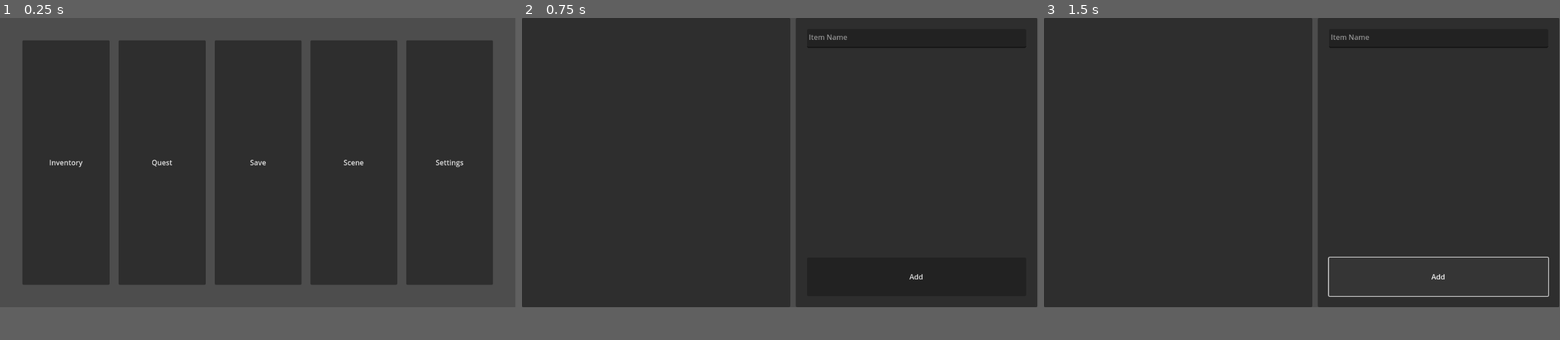
Above: before the commit, frames 1-3 (left to right).
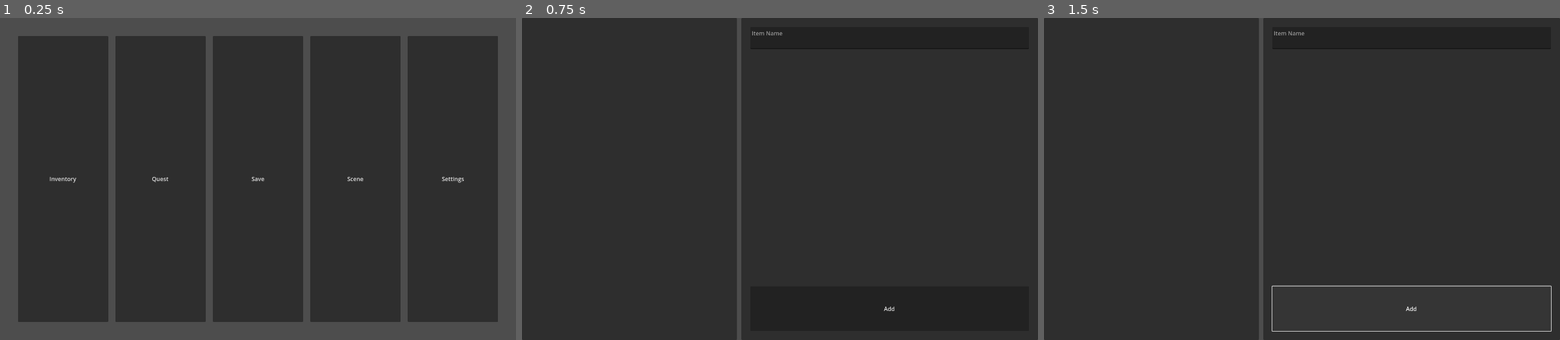
Above: after the commit, the same moments.

Repository: noufbmdev/Godot-Systems
Game: Godot game, scene res://Examples.tscn
The game is run twice, just before and just after one commit, with the same random seed, the same clock (stepped at 60 frames per second) and the same inputs.
Inputs:
- Up to frame 1 (0.25 s): no input
- Up to frame 2 (0.75 s): click "Inventory" at 0.5 s
- Up to frame 3 (1.5 s): click "Add" at 1.25 s
In our replay, the window is 799x449 before the commit and 800x500 after it. These sizes can differ from the game's own. Grey fills any space a smaller window leaves; there, only what the larger window draws over its background counts as a difference.

The runs differ from the first frame. In frame 1, 14% of the frame differs, in the area x 3-97%, y 5-95%; in frame 2, 1.9%; in frame 3, 2.6%.
Error in both runs: Invalid access to property or key 'Inventory' on a base object of type 'Node (InventoryManager.gd)'. (res://Inventory_System/Inventory_Example.gd:26)

Commit message:
updated settings manager

Diff:
--- a/Settings_Manager/SettingsManager.gd
+++ b/Settings_Manager/SettingsManager.gd
@@ -16,11 +16,20 @@
 			"mute": 0,
 		},
 	},
+	"window": {
+		"resolution": "1440x900",
+		"mode": 0,
+	},
+	"language": "en",
 }
 
 func _ready():
+	# If there is no settings file, create one
+	if not FileAccess.open(PATH, FileAccess.READ):
+		print("New settings file created.")
+		set_settings(DEFAULT)
 	# On ready, apply settings
-	var settings = await get_settings()
+	var settings = get_settings()
 	apply_settings(settings)
 
 # Write and apply settings
@@ -28,26 +37,31 @@
 	var file = FileAccess.open(PATH, FileAccess.WRITE)
 	file.store_string(JSON.stringify(settings))
 	file.close()
-
-	# Apply settings
+	# Apply settings in runtime
 	apply_settings(settings)
 
 # Read settings file
 func get_settings() -> Dictionary:
-	var data = {}
 	var file = FileAccess.open(PATH, FileAccess.READ)
-	# If there is no settings file, create one
-	if not file:
-		print("Settings file created.")
-		await set_settings(DEFAULT)
-	else:
-		data = JSON.parse_string(file.get_as_text())
-		file.close()
+	var data = JSON.parse_string(file.get_as_text())
+	file.close()
 	return data
 
-# TODO: setup bgm and sfx player
 func apply_settings(settings: Dictionary):
-	for audio in settings.audio:
-		print(audio)
-	#AudioServer.set_bus_volume_db(0, settings.audio.master.volume)
-	#AudioServer.set_bus_mute(0, settings.audio.master.mute)
+	if settings.has("audio"):
+		for bus in settings.audio:
+			AudioServer.set_bus_volume_db(0, settings.audio[bus].volume)
+			AudioServer.set_bus_mute(0, settings.audio[bus].mute)
+
+	if settings.has("window"):
+		# Set window mode
+		get_window().set_mode(settings.window.mode)
+		# Set resolution and center window
+		var window_size = settings.window.resolution.split("x")
+		window_size = Vector2i(int(window_size[0]), int(window_size[1]))
+		get_window().set_size(window_size)
+		get_window().set_position((DisplayServer.screen_get_size() - window_size)/2)
+
+	# Apply language
+	if settings.has("language"):
+		TranslationServer.set_locale(settings.language)
--- a/project.godot
+++ b/project.godot
@@ -16,6 +16,7 @@
 
 [autoload]
 
+SettingsManager="*res://Settings_Manager/SettingsManager.tscn"
 SceneManager="*res://Scene_Manager/SceneManager.tscn"
 SaveManager="*res://Save_Manager/SaveManager.tscn"
 Globals="*res://Globals.tscn"
Not shown, changed: README.md
